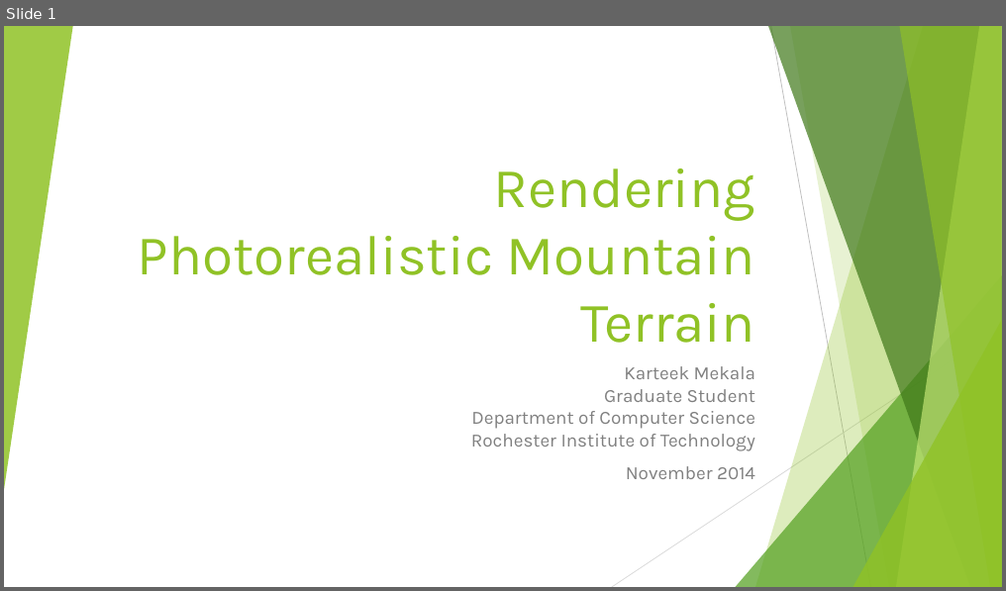
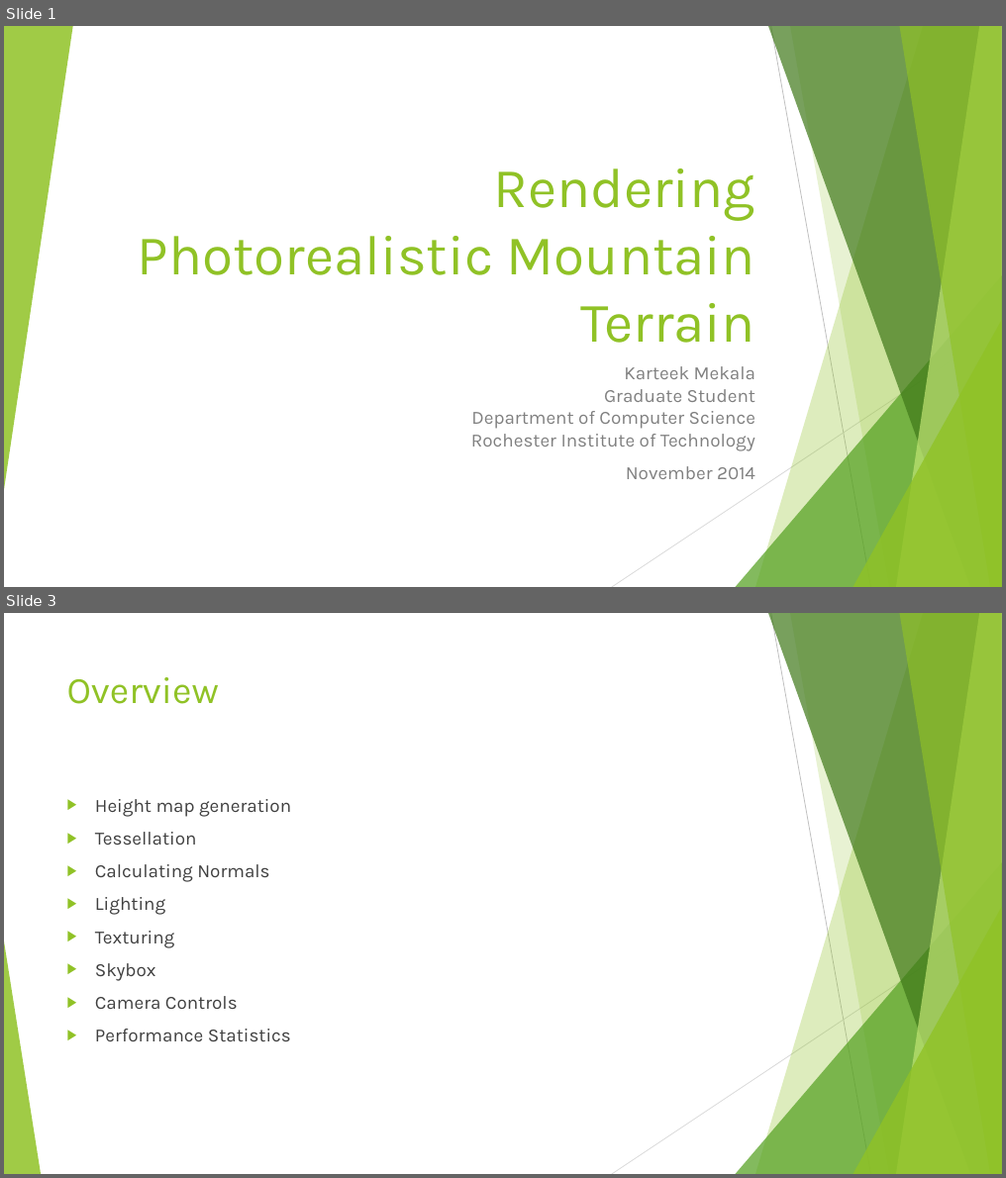
Before and after one commit to KarteekKumarM/MountainTerrain, a slide deck: docs/Presentation.pptx. Shown one above the other, each under a label of ours: slide 1 before the commit, slides 1 and 3 after it; the slides between them are not shown. The pictures are 1006x591 and 1006x1178 pixels, drawn with LibreOffice and Linux fonts; fonts in the diff are those of the drawing. Boxes give left, top, right and bottom in pixels: in the first picture for what was removed or moved away, otherwise in the second. Text is boxed around its words. In the diff, an @@ line names an element or a change of style, - is before the commit and + after.

```diff
--- a/docs/Presentation.pptx
+++ b/docs/Presentation.pptx
@@ slide 3 added at (x1=4, y1=613, x2=1002, y2=1174), background #FFFFFF; not listed: 9 template elements that a slide beside it also shows @@
@@ title added at (x1=67, y1=677, x2=219, y2=704), 36 pt, text #90C226 @@
+Overview
@@ text added at (x1=95, y1=799, x2=291, y2=1042), 18 pt, text #404040 @@
+▶ Height map generation
+▶ Tessellation
+▶ Calculating Normals
+▶ Lighting
+▶ Texturing
+▶ Skybox
+▶ Camera Controls
+▶ Performance Statistics
@@ triangle added at (x1=4, y1=942, x2=41, y2=1174), fill #90C226 at 85% opacity @@
```
Also in this commit, not shown: 3 slides changed, 12 other slides added, 5 slides removed, 4 other files.
